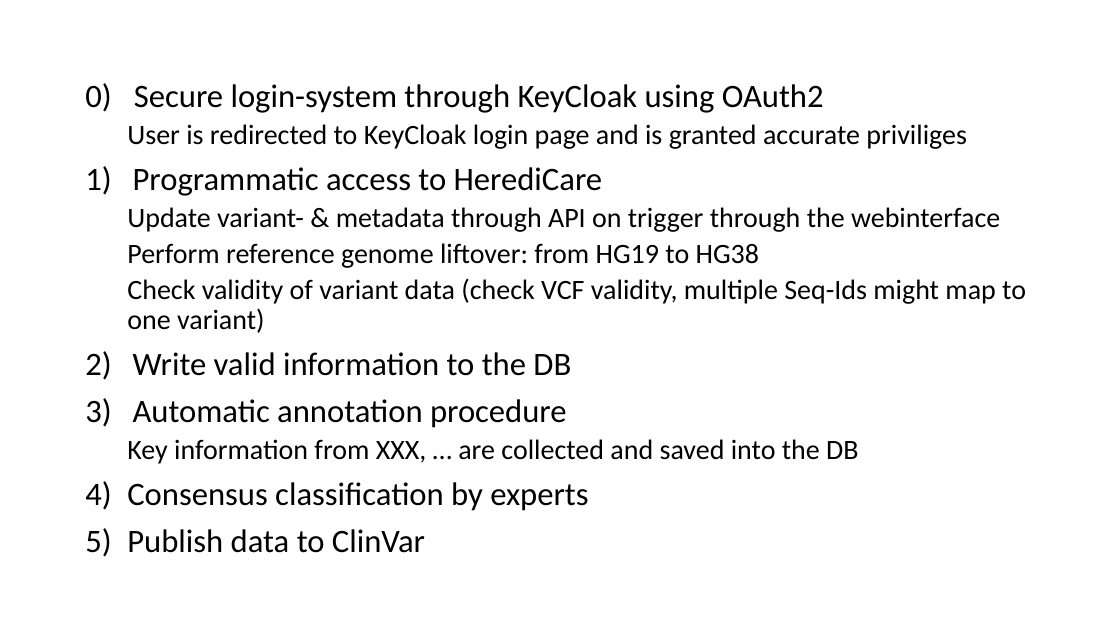
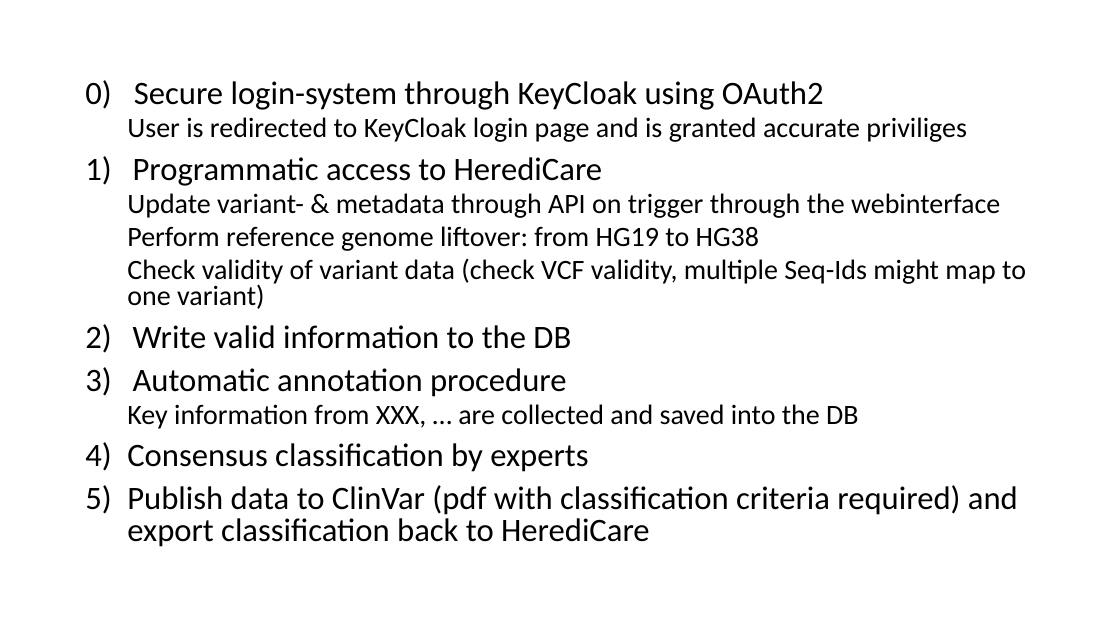
Before and after one commit to GC-HBOC/HerediVar, a slide deck: slide 3 of doc/presentations/02_03_22_project_sketch.pptx. Drawn at 1120x630 pixels with LibreOffice and Linux fonts; fonts in the diff are those of the drawing. Boxes give left, top, right and bottom in pixels: in the first picture for what was removed or moved away, otherwise in the second. Text is boxed around its words. In the diff, an @@ line names an element or a change of style, - is before the commit and + after.

```diff
--- a/doc/presentations/02_03_22_project_sketch.pptx
+++ b/doc/presentations/02_03_22_project_sketch.pptx
@@ text at box(85, 80, 1026, 472): line spacing 0.9 to 0.8 @@
@@ text at box(127, 485, 1018, 547): text changed @@
-5) Publish data to ClinVar
+5) Publish data to ClinVar (pdf with classification criteria required) and export classification back to HerediCare
```
Also in this commit, not shown: 2 other slides changed, 4 slides added, 1 slide removed, 1 other file.
